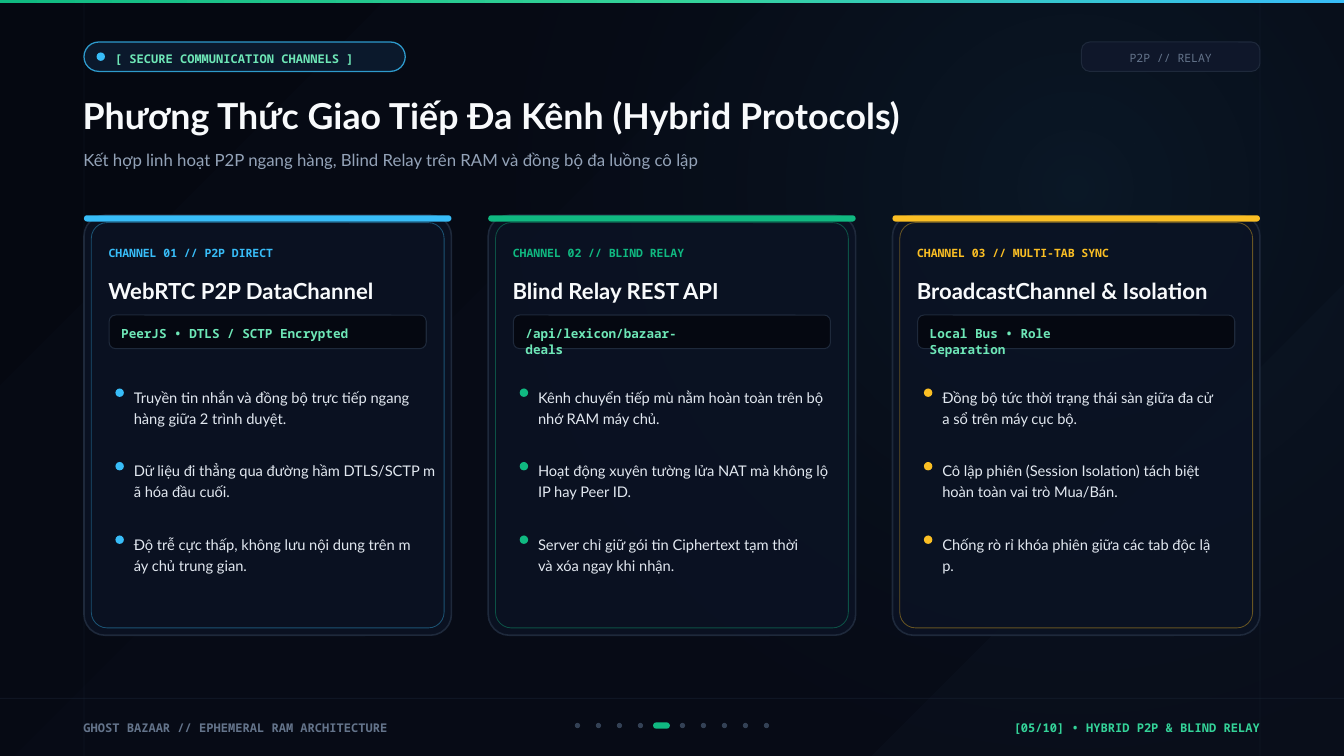
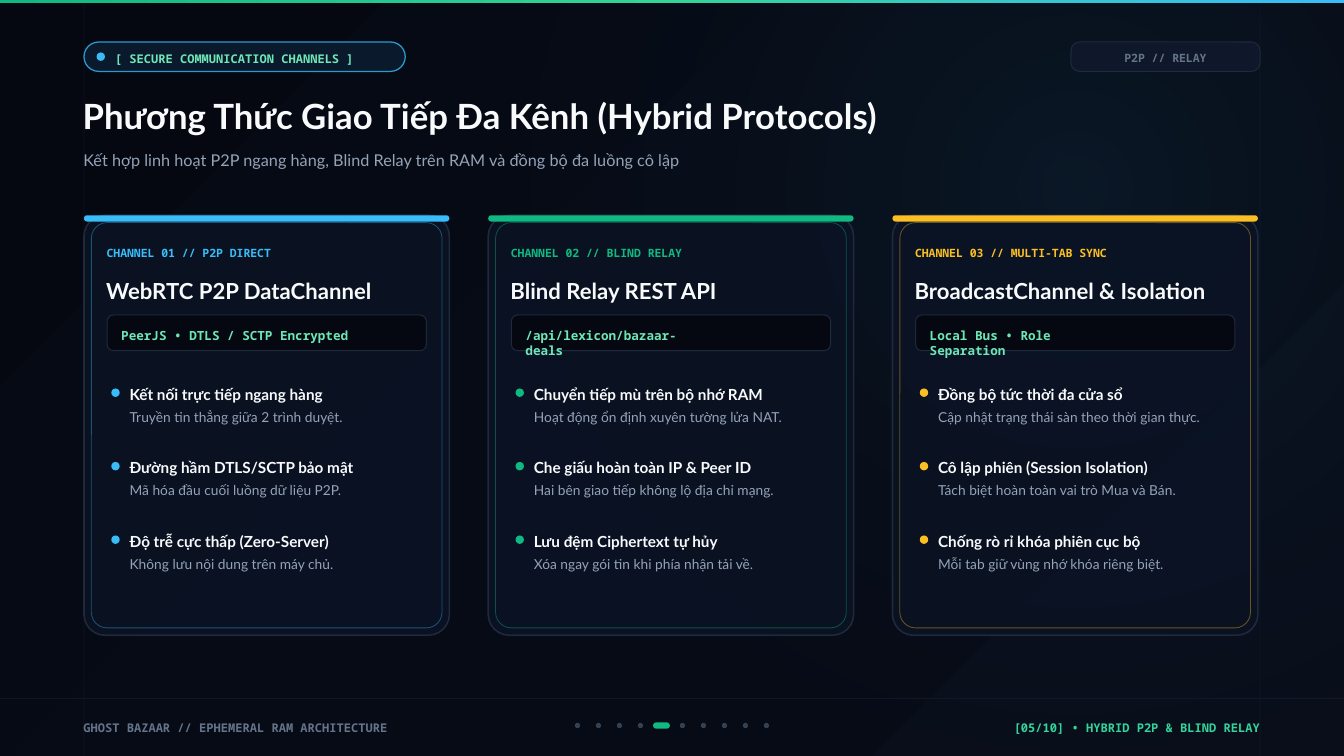
Before and after one commit to NgHuuPhu244/MQTT, a slide deck: slide 5 of Ghost_Bazaar_Presentation_Deck.pptx. Drawn at 1344x756 pixels with LibreOffice and Linux fonts; fonts in the diff are those of the drawing. Boxes give left, top, right and bottom in pixels: in the first picture for what was removed or moved away, otherwise in the second. Text is boxed around its words. In the diff, an @@ line names an element or a change of style, - is before the commit and + after.

Commit message:
fix(ppt): fix SVG bounds overlap, text overflow, Vietnamese word splitting, and sync crypto specs (100k PBKDF2, 256B padding)

```diff
--- a/Ghost_Bazaar_Presentation_Deck.pptx
+++ b/Ghost_Bazaar_Presentation_Deck.pptx
@@ rounded rectangle: place and size @@
-rounded rectangle at [1082, 42, 1260, 72]
+rounded rectangle at [1071, 42, 1260, 72]
@@ text "P2P // RELAY" at [1124, 54, 1206, 62]: bold on @@
@@ text "Phương Thức Giao Tiếp Đa ..." at [83, 101, 876, 136]: size 25.5 to 24.8 pt @@
@@ text "Kết hợp linh hoạt P2P ..." at [83, 153, 679, 169]: size 12 to 11.6 pt @@
@@ fill #0B1324 at 85% opacity to #0B1324 at 86% opacity in 3 elements at [84, 216, 449, 636], [488, 216, 853, 636], [892, 216, 1257, 636] @@
@@ proportions changed in 3 elements at [107, 315, 426, 350], [511, 315, 831, 350], [915, 315, 1235, 350] @@
@@ text added at [130, 387, 323, 403], 10.9 pt, text #F8FAFC, bold @@
+Kết nối trực tiếp ngang hàng
@@ text at [534, 387, 763, 403]: text changed; size 10.5 to 10.9 pt; text colour #E2E8F0 to #F8FAFC; bold on @@
-Kênh chuyển tiếp mù nằm hoàn toàn trên bộ
-nhớ RAM máy chủ.
+Chuyển tiếp mù trên bộ nhớ RAM
@@ text at [938, 387, 1123, 403]: text changed; size 10.5 to 10.9 pt; text colour #E2E8F0 to #F8FAFC; bold on @@
-Đồng bộ tức thời trạng thái sàn giữa đa cử
-a sổ trên máy cục bộ.
+Đồng bộ tức thời đa cửa sổ
@@ text at [130, 410, 343, 425]: text changed; size 10.5 to 9.8 pt; text colour #E2E8F0 to #94A3B8 @@
-Truyền tin nhắn và đồng bộ trực tiếp ngang
-hàng giữa 2 trình duyệt.
+Truyền tin thẳng giữa 2 trình duyệt.
@@ text at [534, 411, 782, 425]: text changed; size 10.5 to 9.8 pt; text colour #E2E8F0 to #94A3B8 @@
-Hoạt động xuyên tường lửa NAT mà không lộ
-IP hay Peer ID.
+Hoạt động ổn định xuyên tường lửa NAT.
@@ text added at [938, 412, 1200, 425], 9.8 pt, text #94A3B8 @@
+Cập nhật trạng thái sàn theo thời gian thực.
@@ text at [130, 460, 353, 476]: text changed; size 10.5 to 10.9 pt; text colour #E2E8F0 to #F8FAFC; bold on @@
-Dữ liệu đi thẳng qua đường hầm DTLS/SCTP m
-ã hóa đầu cuối.
+Đường hầm DTLS/SCTP bảo mật
@@ text added at [534, 460, 751, 476], 10.9 pt, text #F8FAFC, bold @@
+Che giấu hoàn toàn IP & Peer ID
@@ text added at [938, 461, 1147, 476], 10.9 pt, text #F8FAFC, bold @@
+Cô lập phiên (Session Isolation)
@@ text added at [130, 484, 341, 498], 9.8 pt, text #94A3B8 @@
+Mã hóa đầu cuối luồng dữ liệu P2P.
@@ text added at [534, 484, 773, 498], 9.8 pt, text #94A3B8 @@
+Hai bên giao tiếp không lộ địa chỉ mạng.
@@ text at [938, 485, 1176, 498]: text changed; size 10.5 to 9.8 pt; text colour #E2E8F0 to #94A3B8 @@
-Cô lập phiên (Session Isolation) tách biệt
-hoàn toàn vai trò Mua/Bán.
+Tách biệt hoàn toàn vai trò Mua và Bán.
@@ text added at [130, 533, 329, 550], 10.9 pt, text #F8FAFC, bold @@
+Độ trễ cực thấp (Zero-Server)
@@ text added at [534, 535, 717, 550], 10.9 pt, text #F8FAFC, bold @@
+Lưu đệm Ciphertext tự hủy
@@ 9 ellipses: place and size @@
-9 ellipses at [116, 388, 933, 543]
+9 ellipses at [111, 388, 928, 543]
@@ text at [938, 534, 1140, 550]: text changed; size 10.5 to 10.9 pt; text colour #E2E8F0 to #F8FAFC; bold on @@
-Chống rò rỉ khóa phiên giữa các tab độc lậ
-p.
+Chống rò rỉ khóa phiên cục bộ
@@ text at [130, 559, 333, 572]: text changed; size 10.5 to 9.8 pt; text colour #E2E8F0 to #94A3B8 @@
-Độ trễ cực thấp, không lưu nội dung trên m
-áy chủ trung gian.
+Không lưu nội dung trên máy chủ.
@@ text at [534, 558, 753, 572]: text changed; size 10.5 to 9.8 pt; text colour #E2E8F0 to #94A3B8 @@
-Server chỉ giữ gói tin Ciphertext tạm thời
-và xóa ngay khi nhận.
+Xóa ngay gói tin khi phía nhận tải về.
@@ text added at [938, 557, 1163, 572], 9.8 pt, text #94A3B8 @@
+Mỗi tab giữ vùng nhớ khóa riêng biệt.
```
Also in this commit, not shown: 9 other slides changed, 1 other file.
